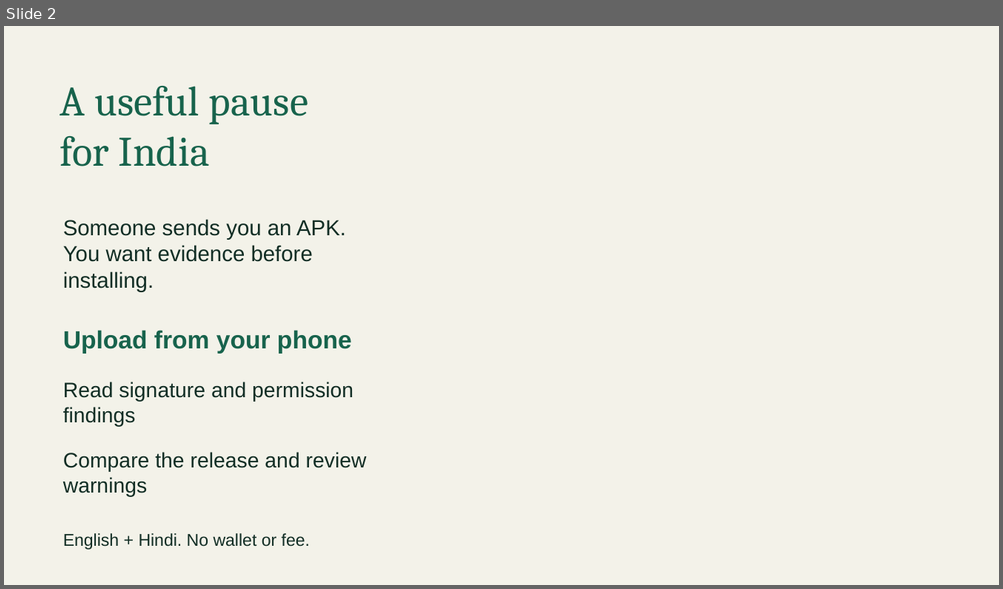
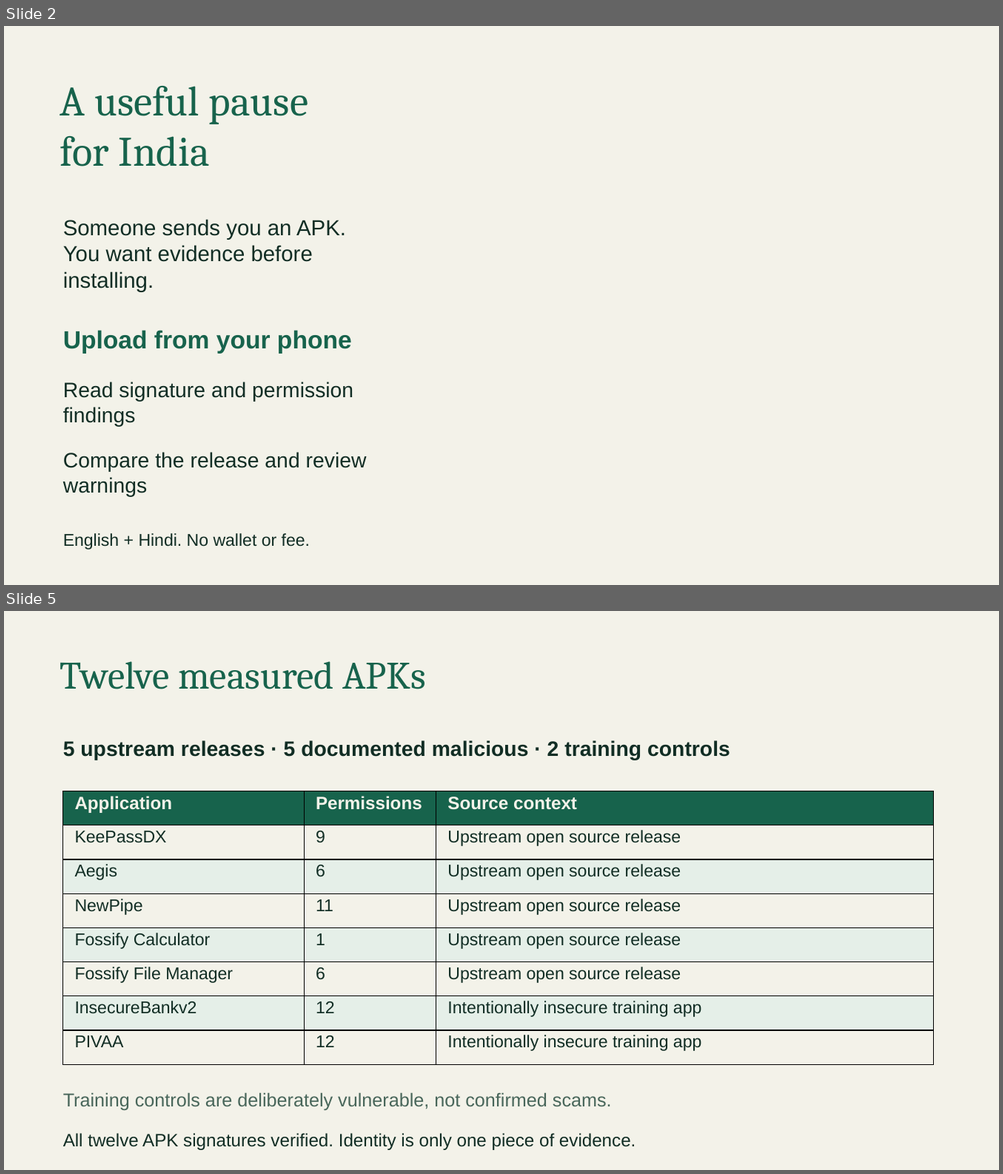
Before and after one commit to AjnasNB/scamsignal, a slide deck: media/deck/scamsignal-pitch-deck.pptx. Shown one above the other, each under a label of ours: slide 2 before the commit, slides 2 and 5 after it; the slides between them are not shown. The pictures are 1003x589 and 1003x1174 pixels, drawn with LibreOffice and Linux fonts; fonts in the diff are those of the drawing; background and template pictures are left out. Boxes give left, top, right and bottom in pixels: in the first picture for what was removed or moved away, otherwise in the second. Text is boxed around its words. In the diff, an @@ line names an element or a change of style, - is before the commit and + after.

Commit message:
Publish motion demo and refine evidence workflow

```diff
--- a/media/deck/scamsignal-pitch-deck.pptx
+++ b/media/deck/scamsignal-pitch-deck.pptx
@@ slide 5 added at (4, 611, 999, 1170), background #F3F2E9 @@
@@ text added at (60, 661, 426, 689), 37.5 pt, text #17634C @@
+Twelve measured APKs
@@ text added at (63, 741, 730, 760), 20.2 pt, text #112D24, bold @@
+5 upstream releases · 5 documented malicious · 2 training controls
@@ table added at (63, 792, 933, 1065), 8 rows, 3 columns @@
+Application | Permissions | Source context
+KeePassDX | 9 | Upstream open source release
+Aegis | 6 | Upstream open source release
+NewPipe | 11 | Upstream open source release
+Fossify Calculator | 1 | Upstream open source release
+Fossify File Manager | 6 | Upstream open source release
+InsecureBankv2 | 12 | Intentionally insecure training app
+PIVAA | 12 | Intentionally insecure training app
@@ text added at (63, 1093, 612, 1111), 18 pt, text #48665A @@
+Training controls are deliberately vulnerable, not confirmed scams.
@@ text added at (63, 1133, 635, 1150), 17.2 pt, text #112D24 @@
+All twelve APK signatures verified. Identity is only one piece of evidence.
```
Also in this commit, not shown: 3 slides changed, 1 other slide added, 1 slide removed, 13 other files.
